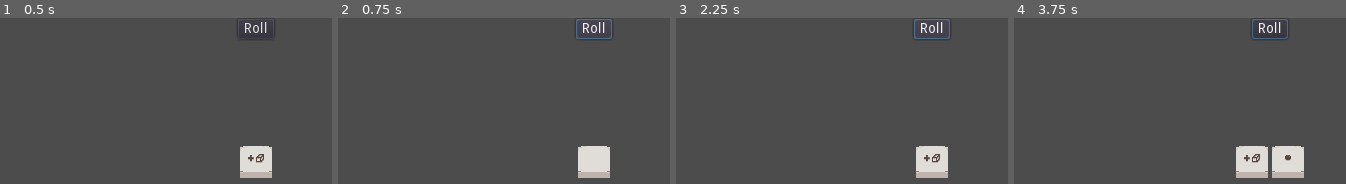
Above: before the commit, frames 1-4 (left to right).
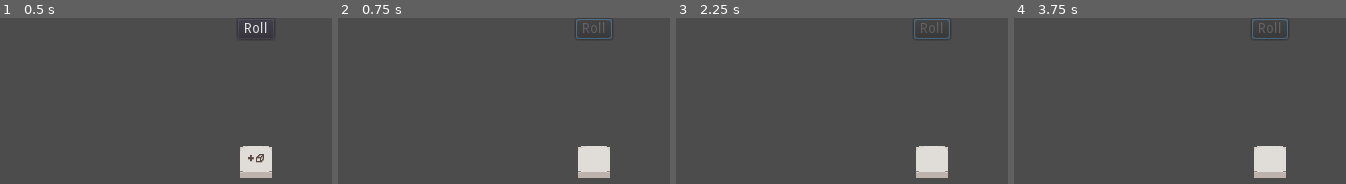
Above: after the commit, the same moments.

Repository: aprzn123/gmtk22
Game: Godot game, scene res://GameBoard.tscn
The game is run twice, just before and just after one commit, with the same random seed, the same clock (stepped at 60 frames per second) and the same inputs.
Inputs (mouse positions are in pixels of both pictures, inside the frame that each line leads up to):
- Up to frame 1 (0.5 s): no input
- Up to frame 2 (0.75 s): click "Roll" at 0.5 s
- Up to frame 3 (2.25 s): click (931, 29) at 1.25 s, where only the run before the commit has a clickable "Roll"; click (931, 29) at 2 s, where only the run before the commit has a clickable "Roll"
- Up to frame 4 (3.75 s): tap Enter at 2.75 s; move the mouse to (outside the picture) at 2.77 s; move the mouse to (1166, 175) at 3.52 s

Frame 1 is identical in both runs. In frame 2, 0.2% of the frame differs, in the area x 73-81%, y 2-10%; in frame 3, 0.4%; in frame 4, 2.6%, in the area x 66-88%, y 2-97%.

Commit message:
starting dice actions

Diff:
--- a/Die.gd
+++ b/Die.gd
@@ -1,7 +1,7 @@
 tool
 extends Control
 
-signal die_cast(face_id)
+signal die_cast(face_id, face_value)
 
 export (Array, Resource) var faces = [
 	load("res://DieFaces/BlankFace.tres"),
@@ -16,6 +16,9 @@
 
 var face_swaps_left_anim = 0
 var has_mouse = false
+
+func current_face():
+	return faces[current_face_idx]
 
 func opposite_face(n):
 	return 5 - n
@@ -39,16 +42,12 @@
 	random_face()
 	face_swaps_left_anim -= 1
 	if face_swaps_left_anim == 0:
-		emit_signal("die_cast", faces[current_face_idx].face_id)
+		emit_signal("die_cast", faces[current_face_idx].face_id, faces[current_face_idx].value)
 	else:
 		$RollTimer.start()
-
-
-
 
 func _on_Die_mouse_entered():
 	has_mouse = true
 
-
 func _on_Die_mouse_exited():
 	has_mouse = false
--- a/DieFace.gd
+++ b/DieFace.gd
@@ -4,3 +4,4 @@
 
 export (Texture) var texture = preload("res://Sprites/Special_Blank.png")
 export (String) var face_id = ""
+export (int) var value = 0
--- a/DieFaces/AddDieFace.tres
+++ b/DieFaces/AddDieFace.tres
@@ -7,3 +7,4 @@
 script = ExtResource( 2 )
 texture = ExtResource( 1 )
 face_id = "AddDie"
+value = 0
--- a/DieFaces/AddFace.tres
+++ b/DieFaces/AddFace.tres
@@ -7,3 +7,4 @@
 script = ExtResource( 2 )
 texture = ExtResource( 1 )
 face_id = "Add"
+value = 0
--- a/DieFaces/BlankFace.tres
+++ b/DieFaces/BlankFace.tres
@@ -7,3 +7,4 @@
 script = ExtResource( 2 )
 texture = ExtResource( 1 )
 face_id = "Blank"
+value = 0
--- /dev/null
+++ b/DieFaces/FlipFace.tres
@@ -0,0 +1,10 @@
+[gd_resource type="Resource" load_steps=3 format=2]
+
+[ext_resource path="res://DieFace.gd" type="Script" id=1]
+[ext_resource path="res://Sprites/Special_Flip.png" type="Texture" id=2]
+
+[resource]
+script = ExtResource( 1 )
+texture = ExtResource( 2 )
+face_id = "Flip"
+value = 0
--- /dev/null
+++ b/DieFaces/MinusCubeFace.tres
@@ -0,0 +1,10 @@
+[gd_resource type="Resource" load_steps=3 format=2]
+
+[ext_resource path="res://DieFace.gd" type="Script" id=1]
+[ext_resource path="res://Sprites/Special_Minus_Cube.png" type="Texture" id=2]
+
+[resource]
+script = ExtResource( 1 )
+texture = ExtResource( 2 )
+face_id = "MinusDie"
+value = 0
--- /dev/null
+++ b/DieFaces/MinusFace.tres
@@ -0,0 +1,10 @@
+[gd_resource type="Resource" load_steps=3 format=2]
+
+[ext_resource path="res://DieFace.gd" type="Script" id=1]
+[ext_resource path="res://Sprites/Special_Minus.png" type="Texture" id=2]
+
+[resource]
+script = ExtResource( 1 )
+texture = ExtResource( 2 )
+face_id = "Minus"
+value = 0
--- a/DieFaces/Number1Face.tres
+++ b/DieFaces/Number1Face.tres
@@ -6,4 +6,5 @@
 [resource]
 script = ExtResource( 1 )
 texture = ExtResource( 2 )
-face_id = "Num1"
+face_id = "Number"
+value = 1
--- a/DieFaces/Number2Face.tres
+++ b/DieFaces/Number2Face.tres
@@ -6,4 +6,5 @@
 [resource]
 script = ExtResource( 1 )
 texture = ExtResource( 2 )
-face_id = "Num2"
+face_id = "Number"
+value = 2
--- a/DieFaces/Number3Face.tres
+++ b/DieFaces/Number3Face.tres
@@ -6,4 +6,5 @@
 [resource]
 script = ExtResource( 1 )
 texture = ExtResource( 2 )
-face_id = "Num3"
+face_id = "Number"
+value = 3
--- a/DieFaces/Number5Face.tres
+++ b/DieFaces/Number5Face.tres
@@ -6,4 +6,5 @@
 [resource]
 script = ExtResource( 1 )
 texture = ExtResource( 2 )
-face_id = "Num5"
+face_id = "Number"
+value = 5
--- a/DieFaces/Number6Face.tres
+++ b/DieFaces/Number6Face.tres
@@ -6,4 +6,5 @@
 [resource]
 script = ExtResource( 1 )
 texture = ExtResource( 2 )
-face_id = "Num6"
+face_id = "Number"
+value = 6
--- a/DieFaces/Number7Face.tres
+++ b/DieFaces/Number7Face.tres
@@ -6,4 +6,5 @@
 [resource]
 script = ExtResource( 1 )
 texture = ExtResource( 2 )
-face_id = "Num7"
+face_id = "Number"
+value = 7
--- a/DieFaces/Number8Face.tres
+++ b/DieFaces/Number8Face.tres
@@ -6,4 +6,5 @@
 [resource]
 script = ExtResource( 1 )
 texture = ExtResource( 2 )
-face_id = "Num8"
+face_id = "Number"
+value = 8
--- a/DieFaces/Number9Face.tres
+++ b/DieFaces/Number9Face.tres
@@ -6,4 +6,5 @@
 [resource]
 script = ExtResource( 1 )
 texture = ExtResource( 2 )
-face_id = "Num9"
+face_id = "Number"
+value = 9
--- /dev/null
+++ b/DieFaces/RerollFace.tres
@@ -0,0 +1,10 @@
+[gd_resource type="Resource" load_steps=3 format=2]
+
+[ext_resource path="res://DieFace.gd" type="Script" id=1]
+[ext_resource path="res://Sprites/Special_Reroll.png" type="Texture" id=2]
+
+[resource]
+script = ExtResource( 1 )
+texture = ExtResource( 2 )
+face_id = "Reroll"
+value = 0
--- a/GameBoard.gd
+++ b/GameBoard.gd
@@ -1,52 +1,69 @@
 extends Node
 
 var roll_result = 0
-var action_queue = []
+var action_queue = {}
 
-func die_cast(face_id):
+func die_cast(face_id, face_value):
 	match face_id:
 		"AddDie":
 			add_die()
-		"Add":
-			pass
+		"MinusDie", "Add", "Minus", "Flip", "Reroll":
+			action_queue[face_id] += 1
+		"Number":
+			roll_result += face_value
 		"Blank":
 			pass
-		"Number1":
-			roll_result += 1
-		"Number2":
-			roll_result += 2
-		"Number3":
-			roll_result += 3
-		"Number4":
-			roll_result += 4
-		"Number5":
-			roll_result += 5
-		"Number6":
-			roll_result += 6
-		"Number7":
-			roll_result += 7
-		"Number8":
-			roll_result += 8
-		"Number9":
-			roll_result += 9
 		_:
 			print_debug("INVALID FACE ID " + face_id)
 	print('die cast')
 
 func roll():
 	roll_result = 0
-	var action_queue = []
+	action_queue = {
+		'MinusDie': 0,
+		'Add': 0,
+		'Minus': 0,
+		'Flip': 0,
+		'Reroll': 0
+	}
 	for die in get_dice():
 		die.roll()
 
 func get_dice():
 	return $CenterContainer/Dice.get_children()
 
-func add_die():
+func add_die(fake=false):
 	var new_die = preload("res://Die.tscn").instance()
 	$CenterContainer/Dice.add_child(new_die)
 	new_die.connect("die_cast", self, "die_cast")
-
+	if fake:
+		new_die.add_to_group("Fake")
 
 func _on_Button_pressed():
 	roll()
+	$Button.disabled = true
+	$RollTimer.start()
+
+func resolve_actions():
+	if action_queue['Add']:
+		action_queue['Add'] -= 1
+	elif action_queue['Minus']:
+		action_queue['Minus'] -= 1
+	elif action_queue['Flip']:
+		action_queue['Flip'] -= 1
+	elif action_queue['Reroll']:
+		action_queue['Reroll'] -= 1
+	elif action_queue['MinusDie']:
+		action_queue['MinusDie'] -= 1
+	update_result()
+	if action_queue.values() != [0,0,0,0,0]:
+		resolve_actions()
+	else:
+		for die in get_tree().get_nodes_in_group("Fake"):
+			die.remove_from_group("Fake")
+
+func update_result():
+	roll_result = 0
+	for die in get_tree().get_nodes_in_group("Dice"):
+		if !die.is_in_group("Fake"):
+			roll_result += die.current_face().value
--- a/GameBoard.tscn
+++ b/GameBoard.tscn
@@ -76,5 +76,10 @@
 position = Vector2( 0, 34 )
 texture = ExtResource( 7 )
 
+[node name="RollTimer" type="Timer" parent="."]
+wait_time = 1.1
+one_shot = true
+
 [connection signal="die_cast" from="CenterContainer/Dice/Die" to="." method="die_cast"]
 [connection signal="pressed" from="Button" to="." method="_on_Button_pressed"]
+[connection signal="timeout" from="RollTimer" to="." method="resolve_actions"]
Binary file added: Sprites/Special_Flip.png
Not shown, added: Sprites/Special_Flip.png.import
Binary file added: Sprites/Special_Minus_Cube.png
Not shown, added: Sprites/Special_Minus_Cube.png.import
Binary file added: Sprites/Special_Reroll.png
Not shown, added: Sprites/Special_Reroll.png.import
